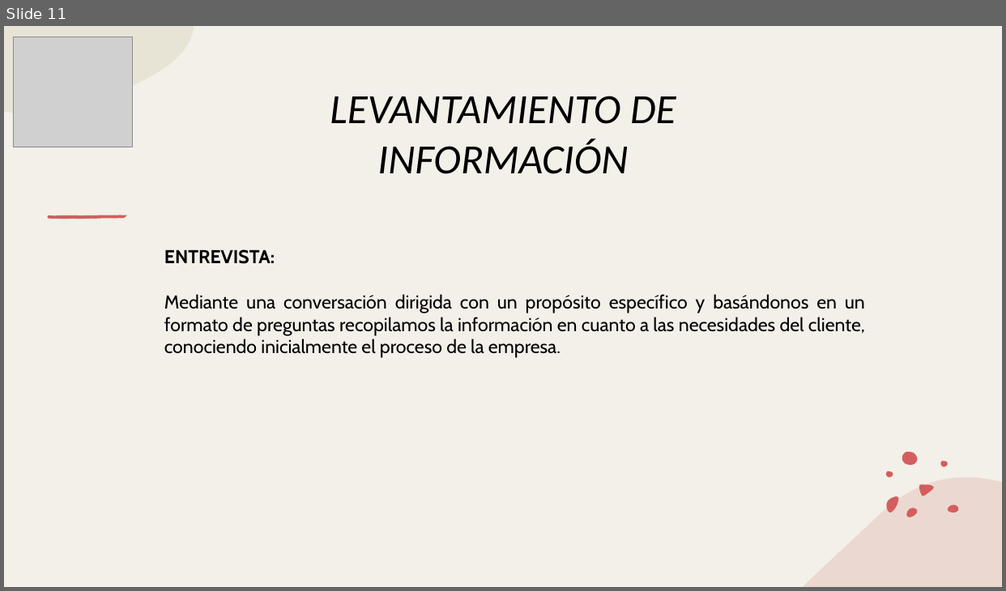
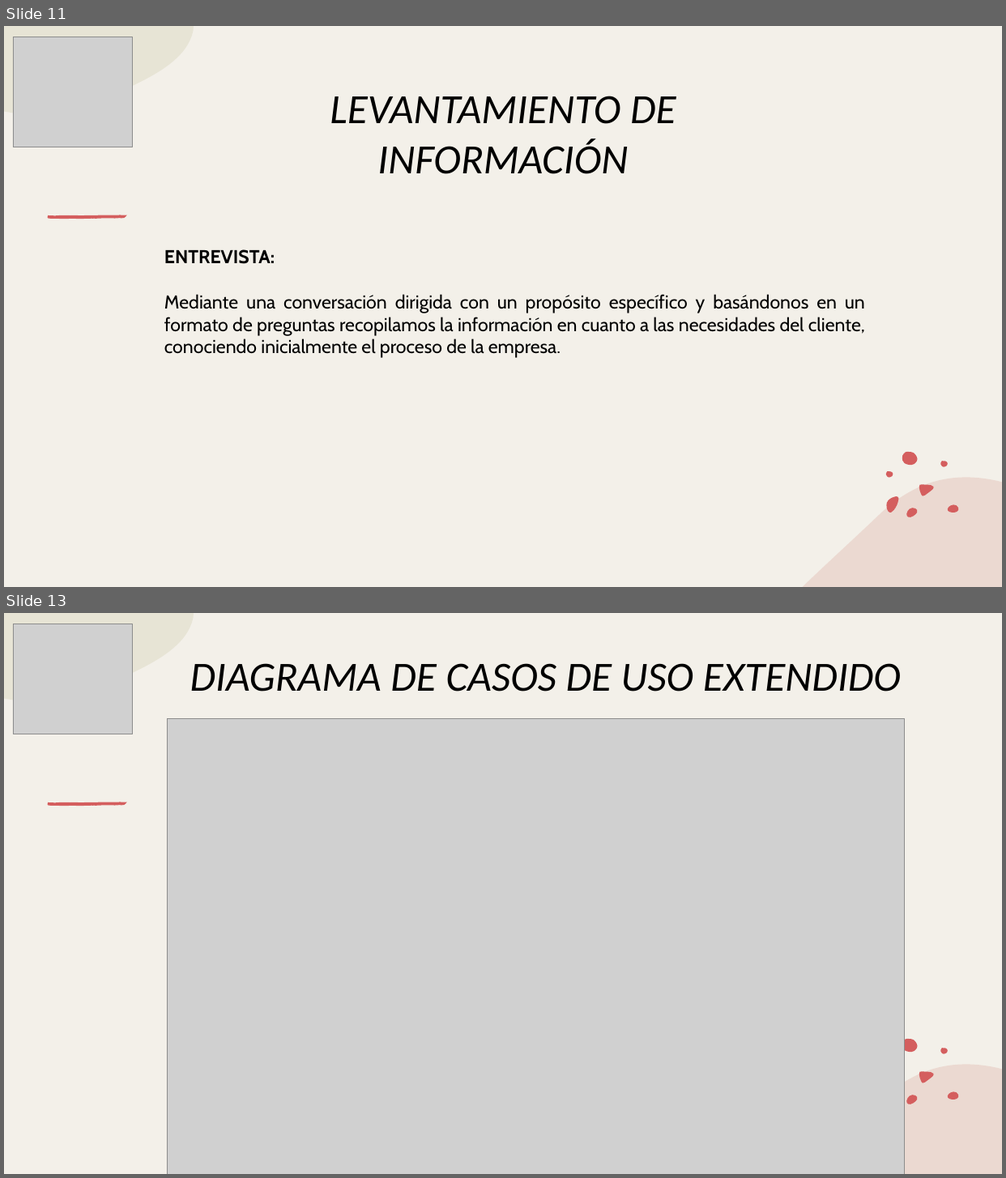
Before and after one commit to huertas-santiago/WebWuky, a slide deck: DOCUENTOS VARIOS/PRESENTACIONES/Presentacion de Proyecto_WUKY.pptx. Shown one above the other, each under a label of ours: slide 11 before the commit, slides 11 and 13 after it; the slides between them are not shown. The pictures are 1006x591 and 1006x1178 pixels, drawn with LibreOffice and Linux fonts; fonts in the diff are those of the drawing; grey boxes stand for pictures. Boxes give left, top, right and bottom in pixels: in the first picture for what was removed or moved away, otherwise in the second. Text is boxed around its words. In the diff, an @@ line names an element or a change of style, - is before the commit and + after.

```diff
--- a/DOCUENTOS VARIOS/PRESENTACIONES/Presentacion de Proyecto_WUKY.pptx
+++ b/DOCUENTOS VARIOS/PRESENTACIONES/Presentacion de Proyecto_WUKY.pptx
@@ slide 13 added at (4, 613, 1002, 1174), background #F3F0E9; not listed: 12 template elements that a slide beside it also shows @@
@@ picture added at (13, 624, 132, 735) @@
@@ text added at (190, 663, 901, 692), 40 pt, text #000000, italic @@
+DIAGRAMA DE CASOS DE USO EXTENDIDO
@@ picture added at (167, 718, 905, 1174) @@
```
Also in this commit, not shown: 2 other slides added.
